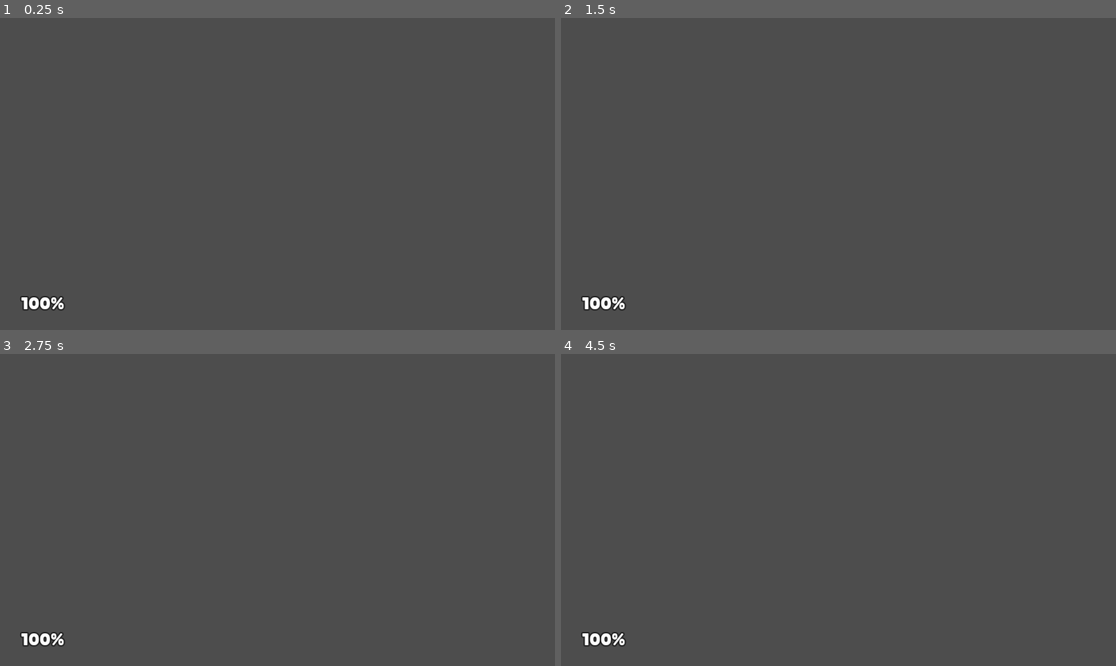
Above: before the commit, frames 1-4 (two rows, left to right).
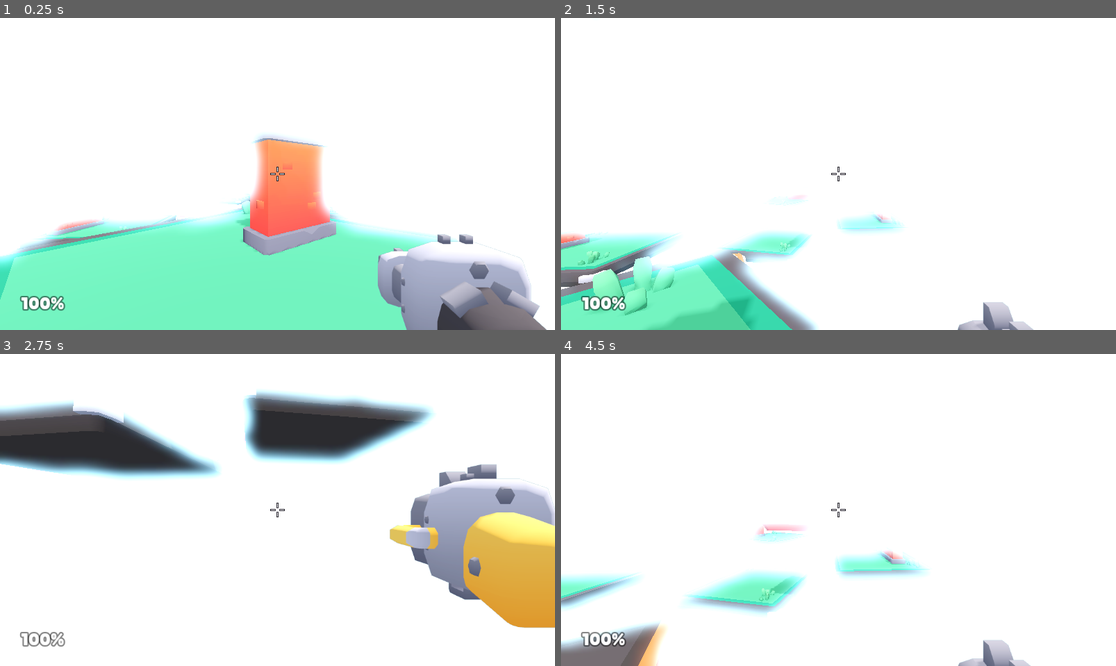
Above: after the commit, the same moments.

Repository: marcospb19/firestone
Game: Godot game, scene res://src/scenes/main.tscn
The game is run twice, just before and just after one commit, with the same random seed, the same clock (stepped at 60 frames per second) and the same inputs.
Inputs (mouse positions are in pixels of both pictures, inside the frame that each line leads up to):
- Up to frame 1 (0.25 s): no input
- Up to frame 2 (1.5 s): move the mouse to (866, 174) at 0.52 s; hold W (move_forward) from 0.53 s (still down); click (866, 174) at 0.6 s; tap Space (jump) at 0.77 s; move the mouse to (810, 174) at 1.27 s; tap Q (weapon_toggle) at 1.35 s
- Up to frame 3 (2.75 s): keep holding W (move_forward); tap Space (jump) at 1.52 s; move the mouse to (288, 503) at 2.02 s; click (288, 503) at 2.1 s
- Up to frame 4 (4.5 s): keep holding W (move_forward); move the mouse to (832, 516) at 2.77 s; tap Q (weapon_toggle) at 2.85, 4.35 s; tap Space (jump) at 3.02, 3.77 s; move the mouse to (877, 513) at 3.52 s; click (877, 513) at 3.6 s; move the mouse to (794, 506) at 4.27 s

The runs differ from the first frame. In frame 1, 99% of the frame differs, in the area x 0-100%, y 0-100%; in frame 2, 100%; in frame 3, 97%; in frame 4, 100%.
Error before the commit: Invalid access to property or key 'position' on a base object of type 'null instance'. (res://src/scripts/enemy.gd:16)

Commit message:
tweak lighting in World resource

Diff:
--- a/src/resources/main-environment.tres
+++ b/src/resources/main-environment.tres
@@ -1,28 +1,13 @@
-[gd_resource type="Environment" load_steps=3 format=3 uid="uid://jvmpkdwaeaq"]
-
-[sub_resource type="ProceduralSkyMaterial" id="ProceduralSkyMaterial_lg8b7"]
-sky_horizon_color = Color(0.67451, 0.682353, 0.698039, 1)
-sky_curve = 0.0175
-ground_bottom_color = Color(1, 1, 1, 1)
-ground_curve = 0.171484
-
-[sub_resource type="Sky" id="Sky_7bk1c"]
-sky_material = SubResource("ProceduralSkyMaterial_lg8b7")
+[gd_resource type="Environment" format=3 uid="uid://jvmpkdwaeaq"]
 
 [resource]
 background_mode = 1
-background_color = Color(0.360784, 0.392157, 0.462745, 1)
-sky = SubResource("Sky_7bk1c")
+background_color = Color(0.315, 0.525, 0.63, 1)
 ambient_light_source = 2
-ambient_light_color = Color(0.662745, 0.694118, 0.772549, 1)
-ambient_light_energy = 1.15
+ambient_light_color = Color(1, 1, 1, 1)
+ambient_light_sky_contribution = 0.0
+ambient_light_energy = 0.55
+reflected_light_source = 1
 tonemap_mode = 2
-ssao_enabled = true
-ssao_radius = 0.45
-ssao_intensity = 1.0
-ssao_power = 5.0
 glow_enabled = true
-glow_levels/2 = 0.6
-glow_levels/3 = 0.6
-glow_levels/5 = 0.0
 glow_intensity = 2.0
--- a/src/scenes/main.tscn
+++ b/src/scenes/main.tscn
@@ -17,14 +17,22 @@
 outline_color = Color(0, 0, 0, 0.470588)
 
 [node name="Main" type="Node3D"]
+transform = Transform3D(1, 0, 0, 0, 1, 0, 0, 0, 1, 14.5788, 4.51965, -5.70257)
 
 [node name="WorldEnvironment" type="WorldEnvironment" parent="."]
 environment = ExtResource("1_q8fpv")
 
 [node name="Sun" type="DirectionalLight3D" parent="."]
-transform = Transform3D(-0.422618, -0.694272, 0.582563, 0, 0.642788, 0.766044, -0.906308, 0.323744, -0.271654, 0, 0, 0)
+transform = Transform3D(-0.422618, -0.694272, 0.582564, 0, 0.642788, 0.766044, -0.906308, 0.323744, -0.271654, 0, 0, 0)
+light_color = Color(1, 0.9, 0.8, 1)
+light_energy = 0.55
+light_bake_mode = 1
 shadow_enabled = true
 shadow_opacity = 0.75
+sky_mode = 1
+
+[node name="Player" parent="." instance=ExtResource("2_elriq")]
+transform = Transform3D(-0.145548, 0, 0.989351, 0, 1, 0, -0.989351, 0, -0.145548, 0, -0.857274, 0)
 
 [node name="HUD" type="CanvasLayer" parent="."]
 script = ExtResource("3_s8mkj")
@@ -82,11 +90,7 @@
 player = NodePath("../../Player")
 
 [node name="enemy-flying3" parent="Enemies" node_paths=PackedStringArray("player") instance=ExtResource("8_7ty2f")]
-transform = Transform3D(-0.707107, 0, -0.707107, 0, 1, 0, 0.707107, 0, -0.707107, 5.5, 3.5, 9)
-player = NodePath("../../Player")
-
-[node name="enemy-flying4" parent="Enemies" node_paths=PackedStringArray("player") instance=ExtResource("8_7ty2f")]
-transform = Transform3D(0.707107, 0, -0.707107, 0, 1, 0, 0.707107, 0, 0.707107, 15.5, 4, -7.5)
+transform = Transform3D(-0.707107, 0, -0.707107, 0, 1, 0, 0.707107, 0, -0.707107, 5.5, -11.1161, 9)
 player = NodePath("../../Player")
 
 [node name="Level" type="Node" parent="."]
--- a/src/scripts/singletons/init.gd
+++ b/src/scripts/singletons/init.gd
@@ -1,4 +1,5 @@
 extends Node
+
 
 func _ready():
 	pass
